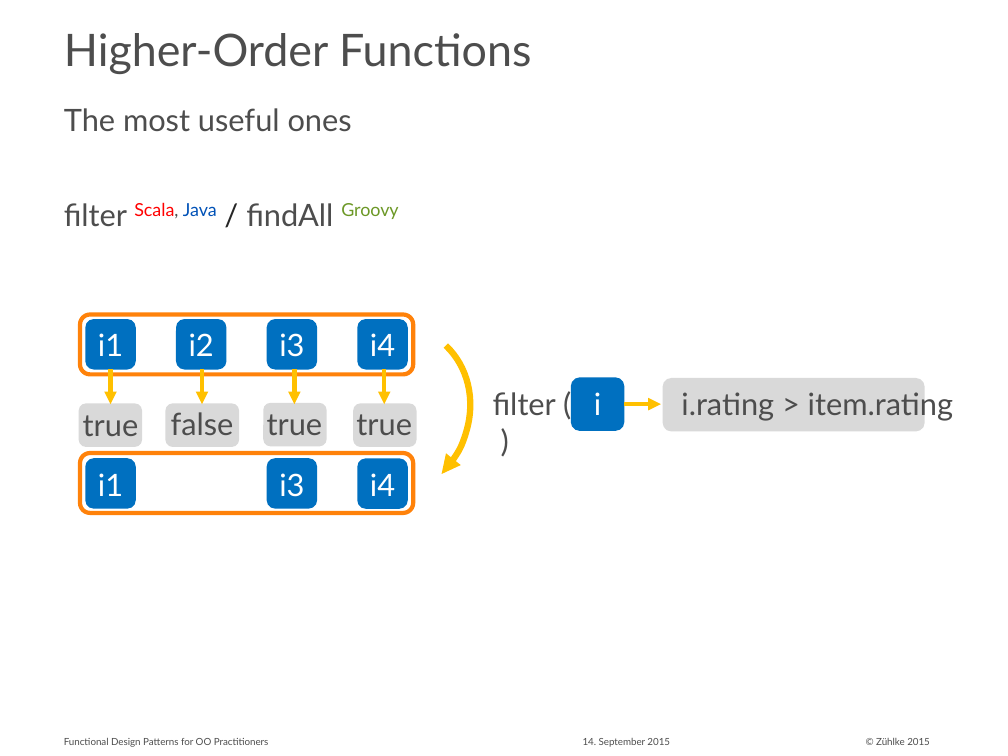
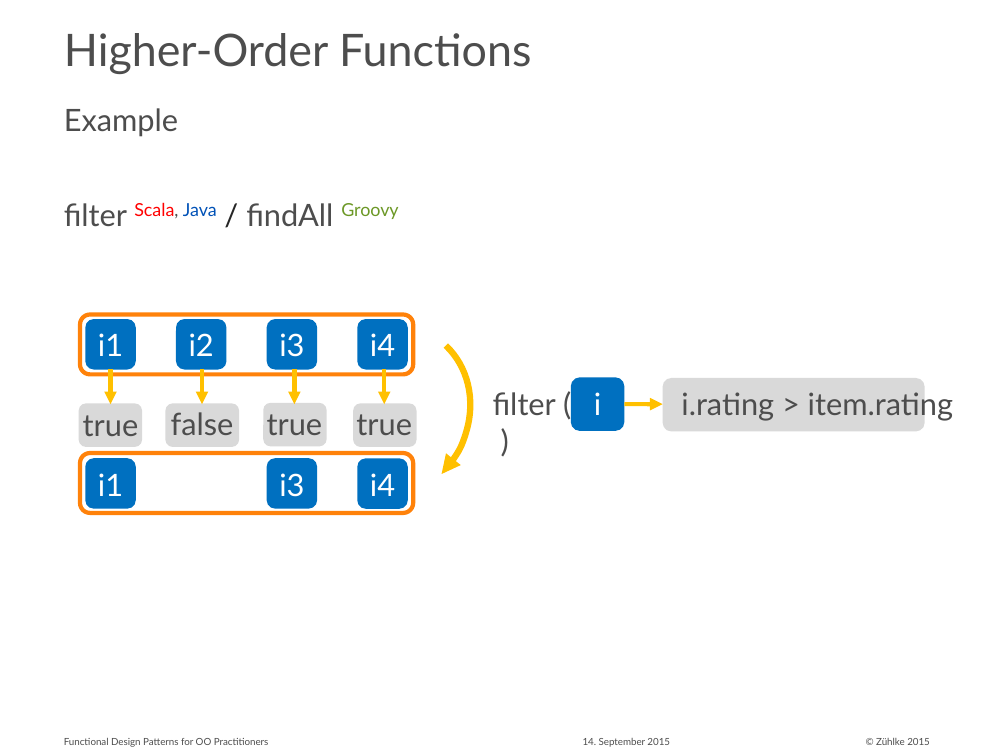
Before and after one commit to aax/zdays-fp-patterns, a slide deck: slide 9 of Functional Design Patterns for OO Practitioners.pptx (slide 10 before the commit). Drawn at 1008x756 pixels with LibreOffice and Linux fonts; fonts in the diff are those of the drawing. Boxes give left, top, right and bottom in pixels: in the first picture for what was removed or moved away, otherwise in the second. Text is boxed around its words. In the diff, an @@ line names an element or a change of style, - is before the commit and + after.

```diff
--- a/Functional Design Patterns for OO Practitioners.pptx
+++ b/Functional Design Patterns for OO Practitioners.pptx
@@ text at (64,108,178,137): text changed @@
-The most useful ones
+Example
```
Also in this commit, not shown: 9 other slides changed, 3 slides added.
